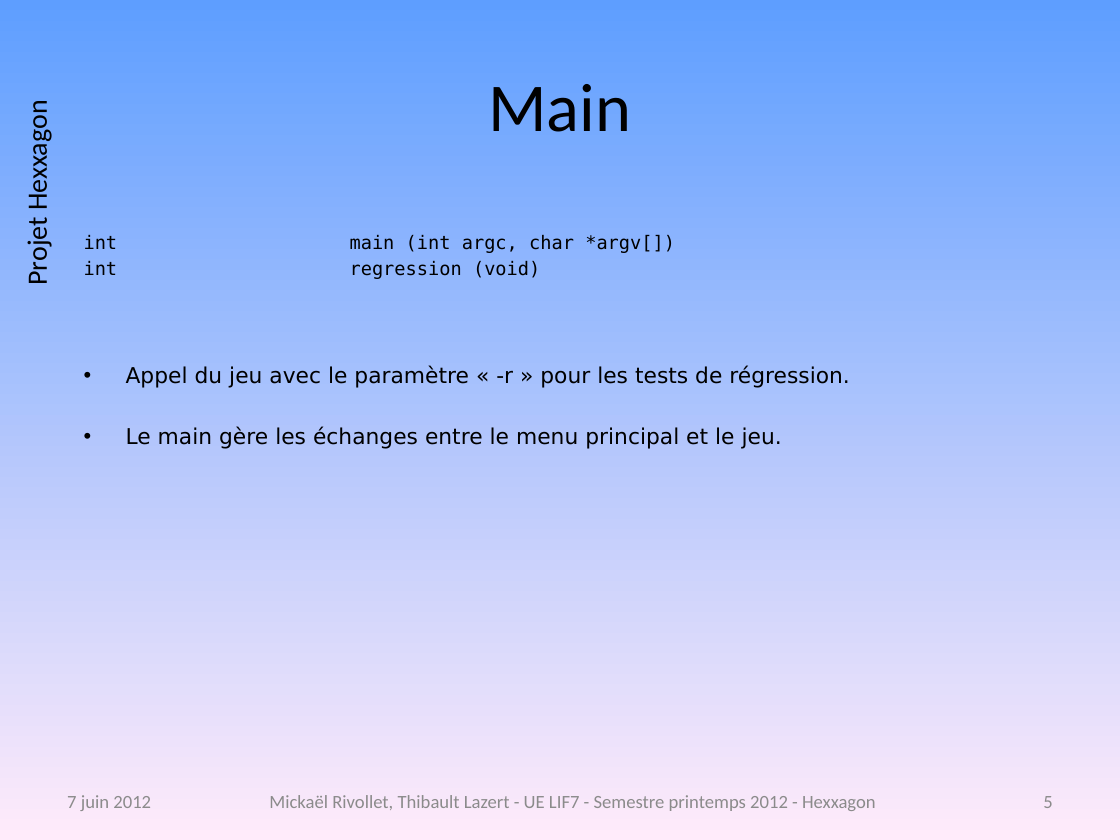
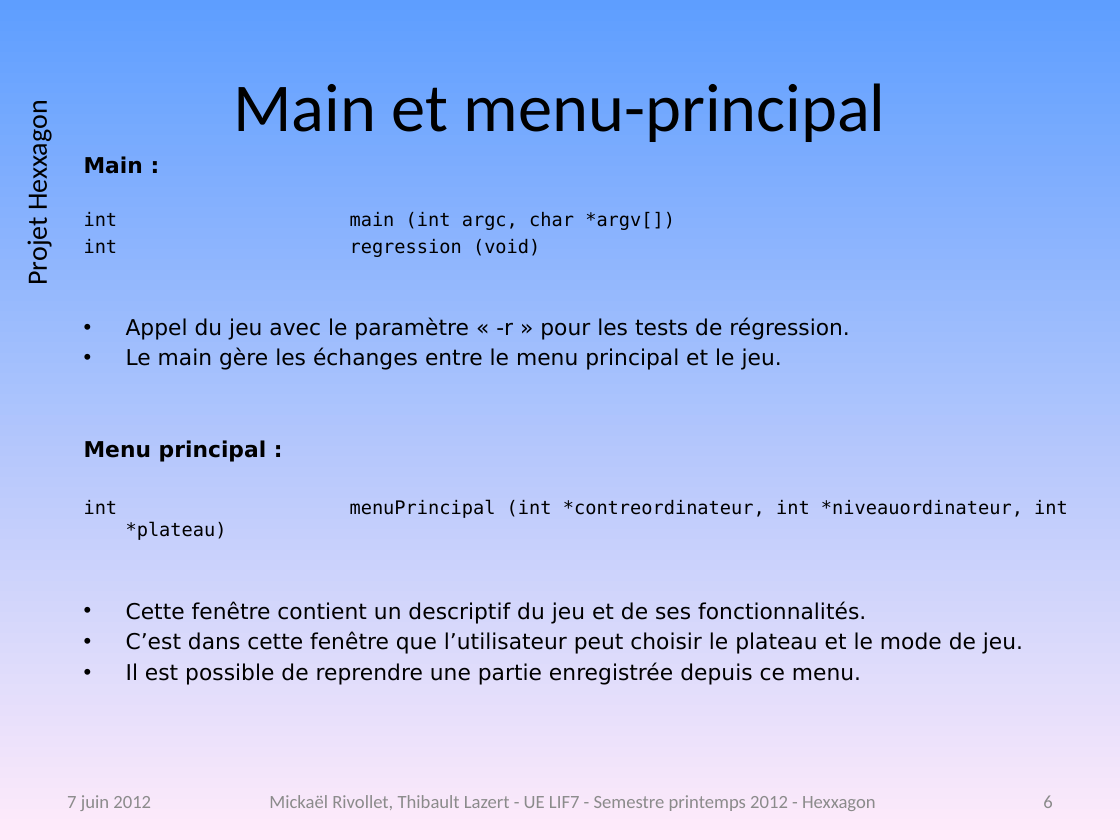
Before and after one commit to freeman1987/lazert-rivollet-lif7, a slide deck: slide 6 of projet/doc/presentation-projet.pptx (slide 5 before the commit). Drawn at 1120x840 pixels with LibreOffice and Linux fonts; fonts in the diff are those of the drawing; background and template pictures are left out. Boxes give left, top, right and bottom in pixels: in the first picture for what was removed or moved away, otherwise in the second. Text is boxed around its words. In the diff, an @@ line names an element or a change of style, - is before the commit and + after.

```diff
--- a/projet/doc/presentation-projet.pptx
+++ b/projet/doc/presentation-projet.pptx
@@ title at [233, 83, 886, 142]: text changed @@
-Main
+Main et menu-principal
@@ text at [84, 156, 143, 174]: paragraph added @@
+Main :
@@ text at [84, 440, 1068, 685]: paragraphs added @@
+Menu principal :
+int menuPrincipal (int *contreordinateur, int *niveauordinateur, int *plateau)
+• Cette fenêtre contient un descriptif du jeu et de ses fonctionnalités.
+• C’est dans cette fenêtre que l’utilisateur peut choisir le plateau et le mode de jeu.
+• Il est possible de reprendre une partie enregistrée depuis ce menu.
@@ page number at [1043, 795, 1052, 808]: text changed @@
-5
+6
```
Also in this commit, not shown: 6 other slides changed, 3 slides removed, 1 other file.
